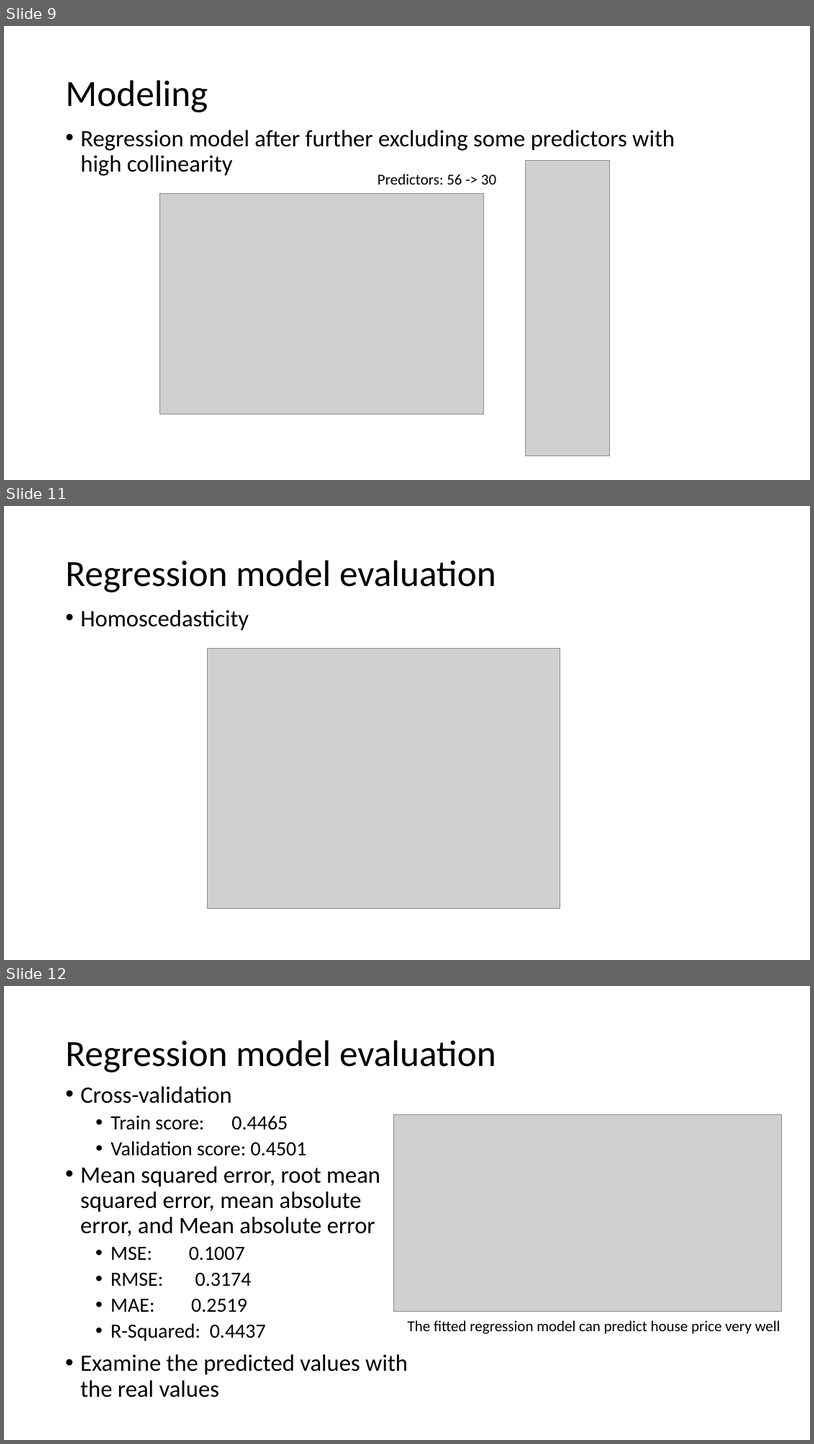
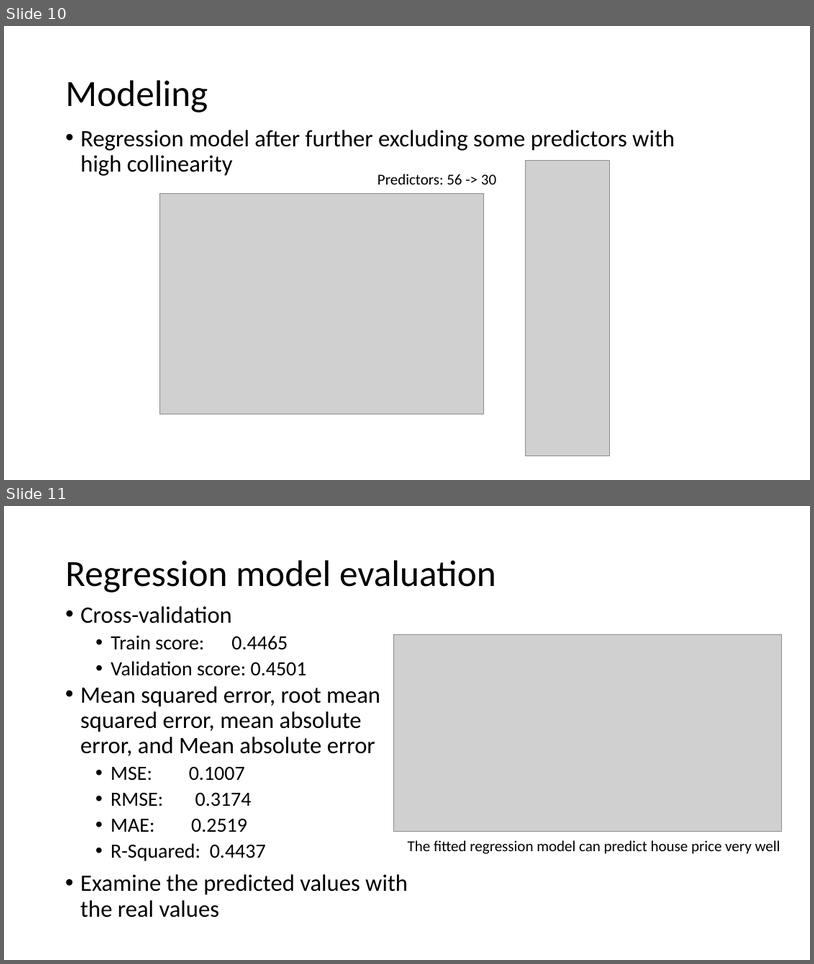
Before and after one commit to learn-co-curriculum/dsc-phase-2-project, a slide deck: Presentation_project2.pptx. Shown one above the other, each under a label of ours: slides 9, 11 and 12 before the commit, slides 10 and 11 after it; the slides between them are not shown. The pictures are 814x1444 and 814x964 pixels, drawn with LibreOffice and Linux fonts; fonts in the diff are those of the drawing; grey boxes stand for pictures. Boxes give left, top, right and bottom in pixels: in the first picture for what was removed or moved away, otherwise in the second. Text is boxed around its words. In the diff, an @@ line names an element or a change of style, - is before the commit and + after.

```diff
--- a/Presentation_project2.pptx
+++ b/Presentation_project2.pptx
@@ slide 11 removed at bbox=[4, 506, 810, 960], background #FFFFFF @@
@@ title removed at bbox=[65, 560, 496, 592] @@
-Regression model evaluation
@@ text removed at bbox=[80, 610, 249, 631] @@
-• Homoscedasticity
@@ picture removed at bbox=[208, 648, 561, 908] @@
@@ what was slide 9 is now slide 10 @@
@@ what was slide 12 is now slide 11 @@
```
Also in this commit, not shown: 2 slides changed, 1 slide added, 1 other slide removed, 1 other file.
